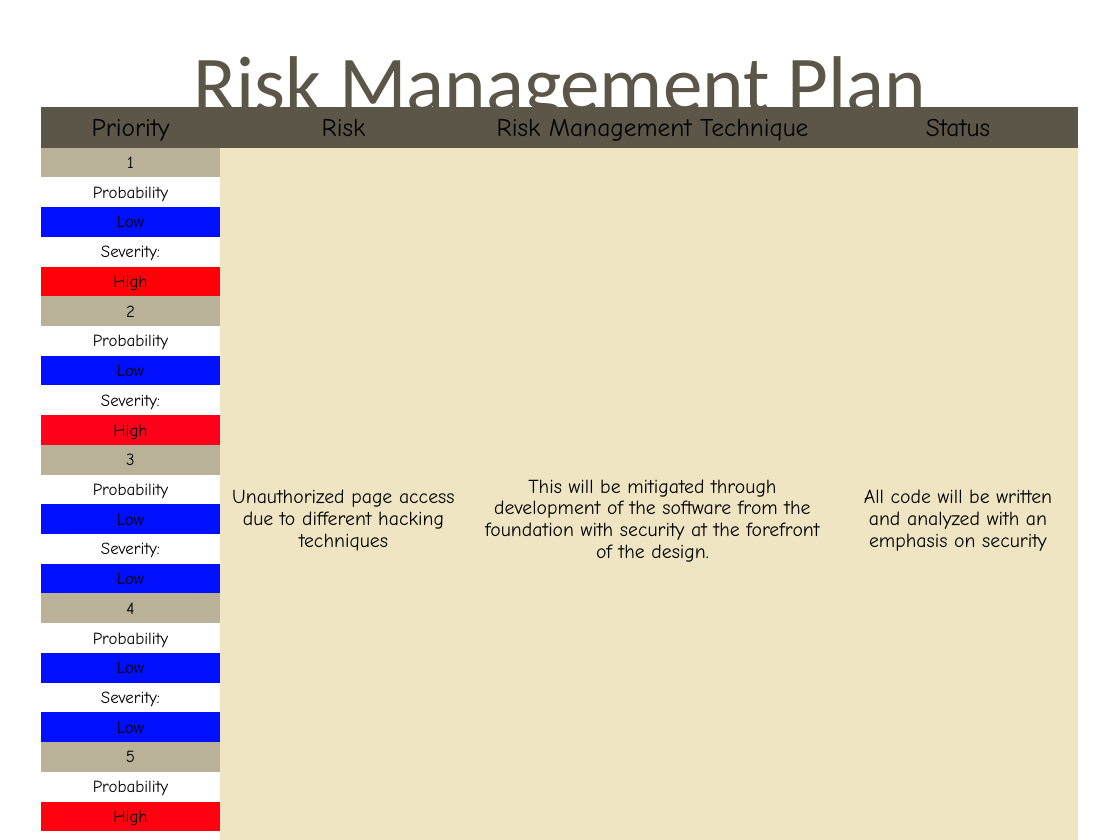
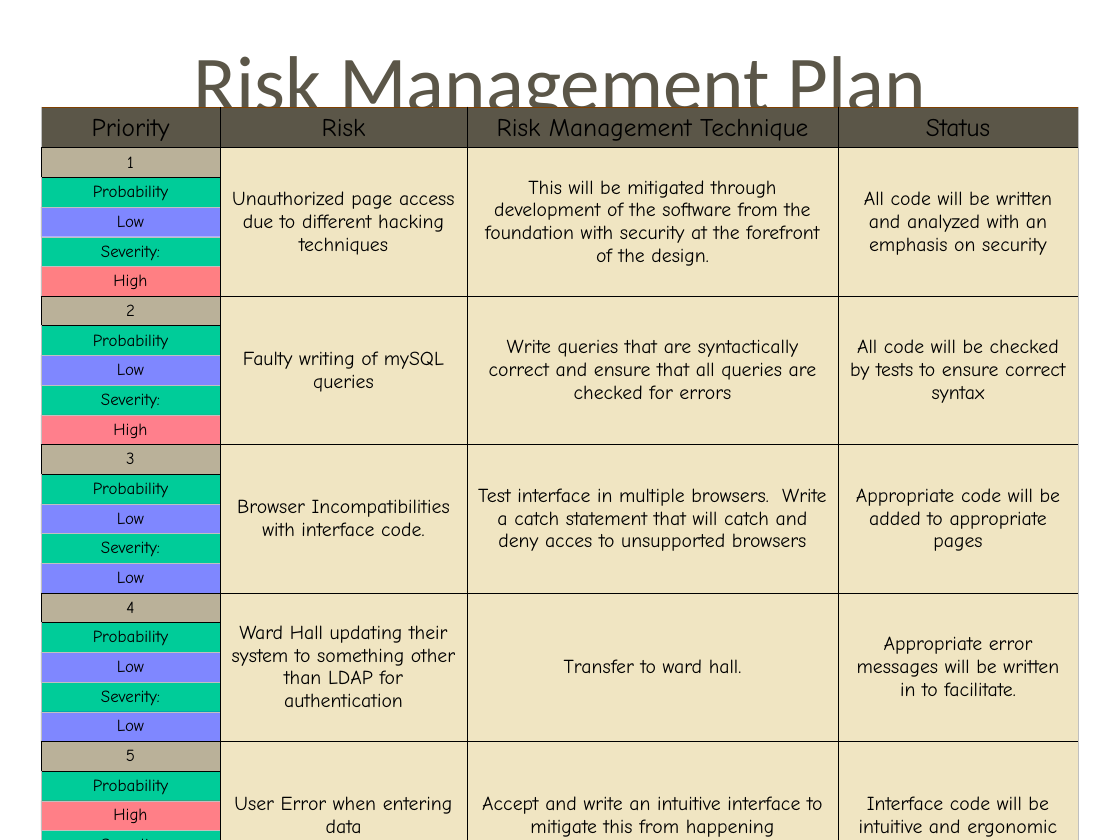
Before and after one commit to Letractively/company-management-system, a slide deck: slide 4 of src/Docs/Milestone03.ppt. Drawn at 1120x840 pixels with LibreOffice and Linux fonts; fonts in the diff are those of the drawing; background and template pictures are left out. Boxes give left, top, right and bottom in pixels: in the first picture for what was removed or moved away, otherwise in the second. Text is boxed around its words. In the diff, an @@ line names an element or a change of style, - is before the commit and + after.

```diff
--- a/src/Docs/Milestone03.ppt
+++ b/src/Docs/Milestone03.ppt
@@ table at (x1=41, y1=107, x2=1077, y2=840) @@
-row 7: 2 |  |  | 
+row 7: 2 | Faulty writing of mySQL queries | Write queries that are syntactically correct and ensure that all queries are checked for errors | All code will be checked by tests to ensure correct syntax
-row 12: 3 |  |  | 
+row 12: 3 | Browser Incompatibilities with interface code. | Test interface in multiple browsers. Write a catch statement that will catch and deny acces to unsupported browsers | Appropriate code will be added to appropriate pages
-row 17: 4 |  |  | 
+row 17: 4 | Ward Hall updating their system to something other than LDAP for authentication | Transfer to ward hall. | Appropriate error messages will be written in to facilitate.
-row 22: 5 |  |  | 
+row 22: 5 | User Error when entering data | Accept and write an intuitive interface to mitigate this from happening | Interface code will be intuitive and ergonomic
@@ fill #FFFFFF to #00CC99 in 10 cells @@
@@ fill #0010FF to #0010FF at 50% opacity in 7 cells @@
@@ fill #FF0008 to #FF0008 at 50% opacity in row 6, column 1 @@
@@ fill #FF001B to #FF001B at 50% opacity in row 11, column 1 @@
@@ fill #FF0010 to #FF0010 at 50% opacity in row 24, column 1 @@
@@ line spacing 0.96 to 1 @@
@@ borders changed @@
```
Also in this commit, not shown: 8 other slides changed, 6 other files.
